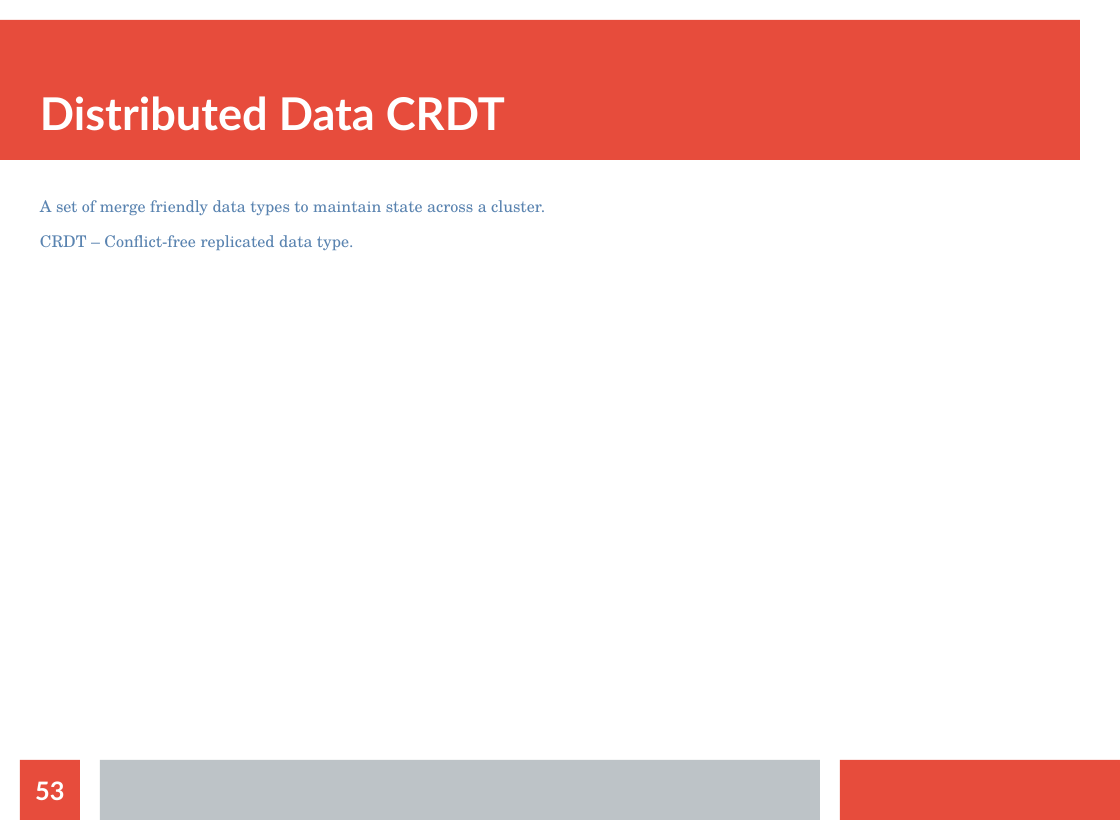
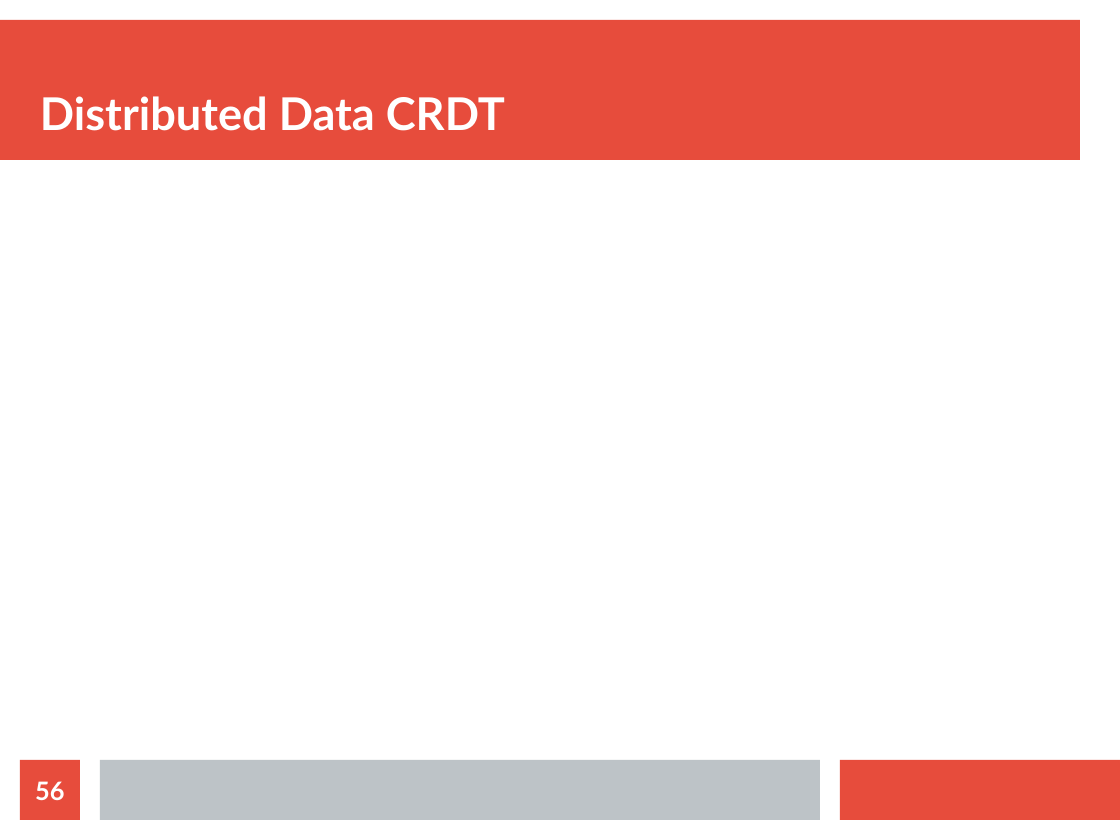
Before and after one commit to bytemania/akka-java-cluster, a slide deck: slide 56 of src/main/resources/res/presentation.odp (slide 53 before the commit). Drawn at 1120x840 pixels with LibreOffice and Linux fonts; fonts in the diff are those of the drawing. Boxes give left, top, right and bottom in pixels: in the first picture for what was removed or moved away, otherwise in the second. Text is boxed around its words. In the diff, an @@ line names an element or a change of style, - is before the commit and + after.

Commit message:
presentation update

```diff
--- a/src/main/resources/res/presentation.odp
+++ b/src/main/resources/res/presentation.odp
@@ text removed at [40, 200, 545, 251] @@
-A set of merge friendly data types to maintain state across a cluster.
-CRDT – Conflict-free replicated data type.
@@ page number at [35, 781, 64, 800]: text changed @@
-53
+56
```
Also in this commit, not shown: 1 other slide changed, 5 slides added, 5 other files.
